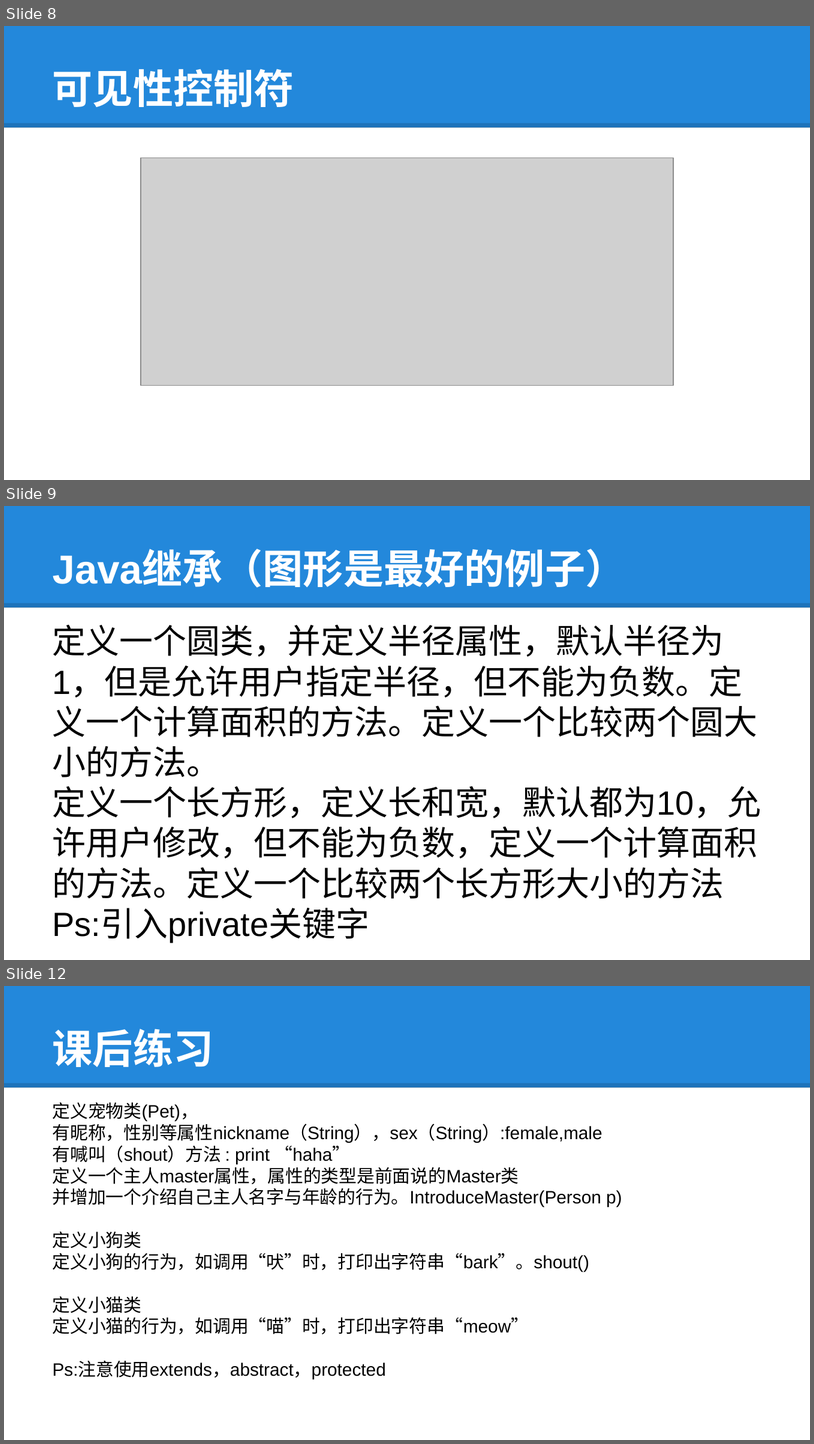
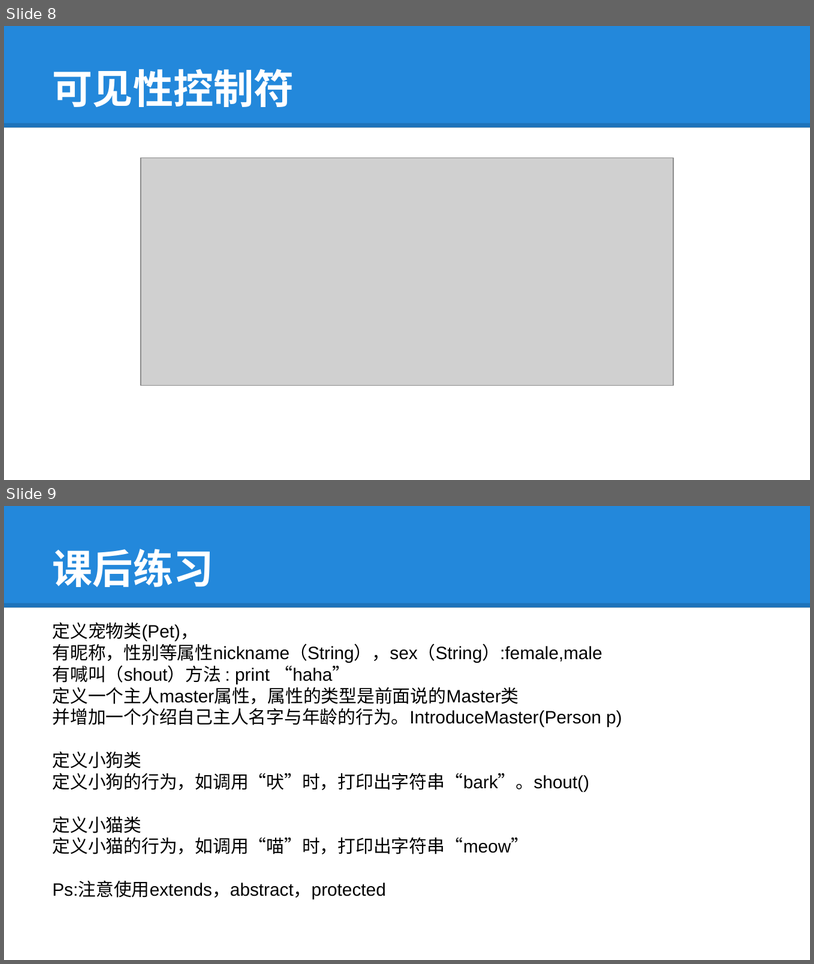
Before and after one commit to tokyojava/java_beginner, a slide deck: JAVA周日班/课件/Java6.pptx. Shown one above the other, each under a label of ours: slides 8, 9 and 12 before the commit, slides 8 and 9 after it; the slides between them are not shown. The pictures are 814x1444 and 814x964 pixels, drawn with LibreOffice and Linux fonts; fonts in the diff are those of the drawing; grey boxes stand for pictures. Boxes give left, top, right and bottom in pixels: in the first picture for what was removed or moved away, otherwise in the second. Text is boxed around its words. In the diff, an @@ line names an element or a change of style, - is before the commit and + after.

Commit message:
ppt 7

```diff
--- a/JAVA周日班/课件/Java6.pptx
+++ b/JAVA周日班/课件/Java6.pptx
@@ slide 9 removed at (4, 506, 810, 960), background #FFFFFF; not listed: 2 template elements that a slide beside it also shows @@
@@ title removed at (53, 552, 626, 588) @@
-Java继承（图形是最好的例子）
@@ text removed at (53, 624, 762, 942) @@
-定义一个圆类，并定义半径属性，默认半径为1，但是允许用户指定半径，但不能为负数。定义一个计算面积的方法。定义一个比较两个圆大小的方法。
-定义一个长方形，定义长和宽，默认都为10，允许用户修改，但不能为负数，定义一个计算面积的方法。定义一个比较两个长方形大小的方法
-Ps:引入private关键字
@@ what was slide 12 is now slide 9 @@
```
Also in this commit, not shown: 2 other slides removed, 2 other files.
